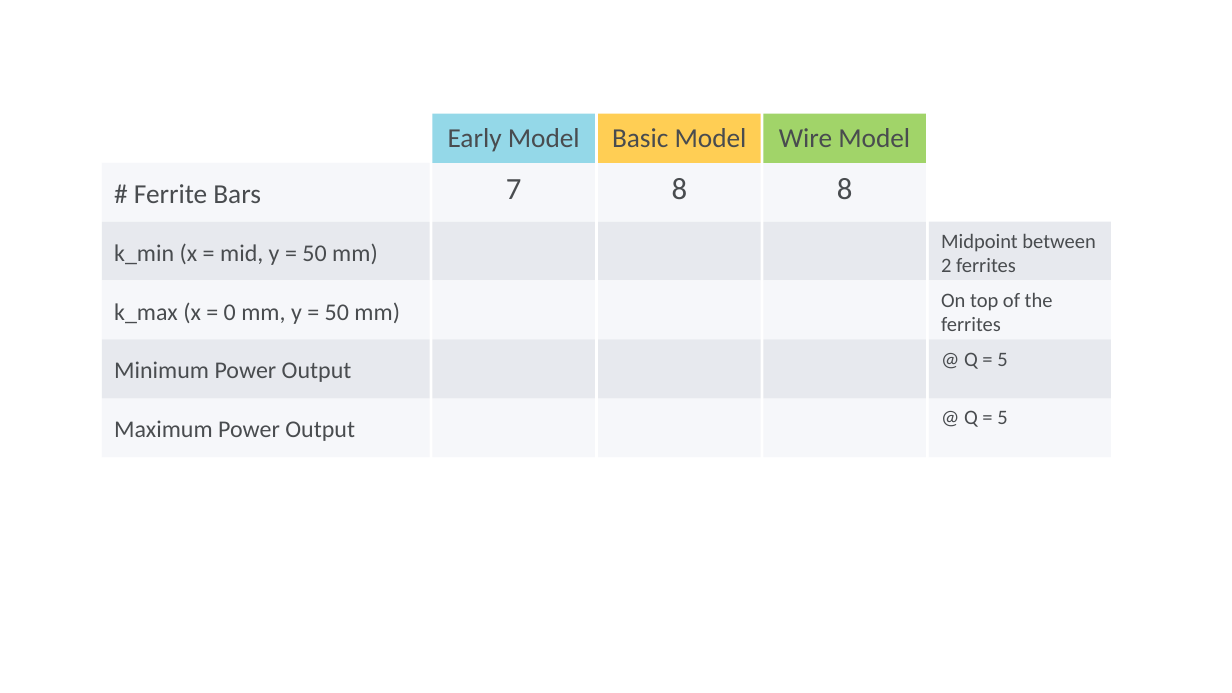
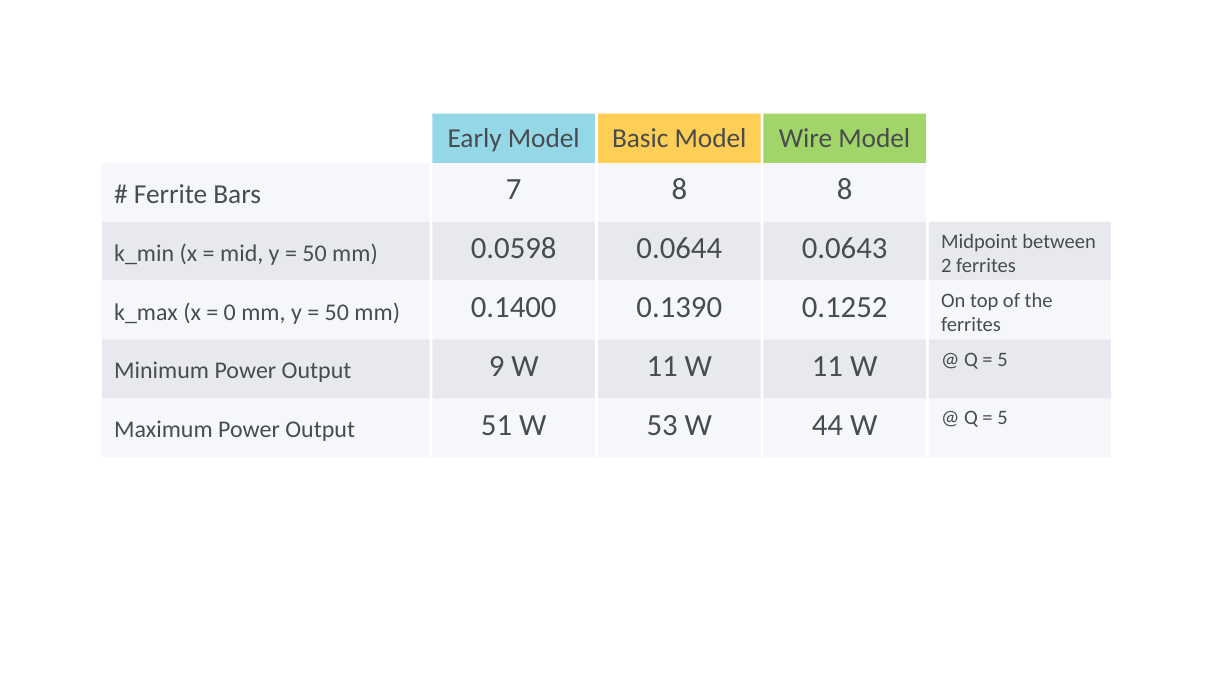
Before and after one commit to UoAPEGroup/2020_SRW_RC_Car, a slide deck: slide 1 of CoilDesign/DEXTER_WORKSPACE/Comparison Table.pptx. Drawn at 1232x693 pixels with LibreOffice and Linux fonts; fonts in the diff are those of the drawing; background and template pictures are left out. Boxes give left, top, right and bottom in pixels: in the first picture for what was removed or moved away, otherwise in the second. Text is boxed around its words. In the diff, an @@ line names an element or a change of style, - is before the commit and + after.

Commit message:
CoilDesign\\DEXTER_WORKSPACE: Updated .ppt with values

```diff
--- a/CoilDesign/DEXTER_WORKSPACE/Comparison Table.pptx
+++ b/CoilDesign/DEXTER_WORKSPACE/Comparison Table.pptx
@@ text in rectangle at (471,237,557,258): text added @@
+0.0598
@@ text in rectangle at (636,237,722,258): text added @@
+0.0644
@@ text in rectangle at (802,237,888,258): text added @@
+0.0643
@@ text in rectangle at (471,297,557,317): text added @@
+0.1400
@@ text in rectangle at (636,297,722,317): text added @@
+0.1390
@@ text in rectangle at (802,297,888,317): text added @@
+0.1252
@@ text in rectangle at (489,356,538,376): text added @@
+9 W
@@ text in rectangle at (647,356,712,376): text added @@
+11 W
@@ text in rectangle at (812,356,877,376): text added @@
+11 W
@@ text in rectangle at (481,415,546,435): text added @@
+51 W
@@ text in rectangle at (647,415,712,435): text added @@
+53 W
@@ text in rectangle at (812,415,877,435): text added @@
+44 W
```
